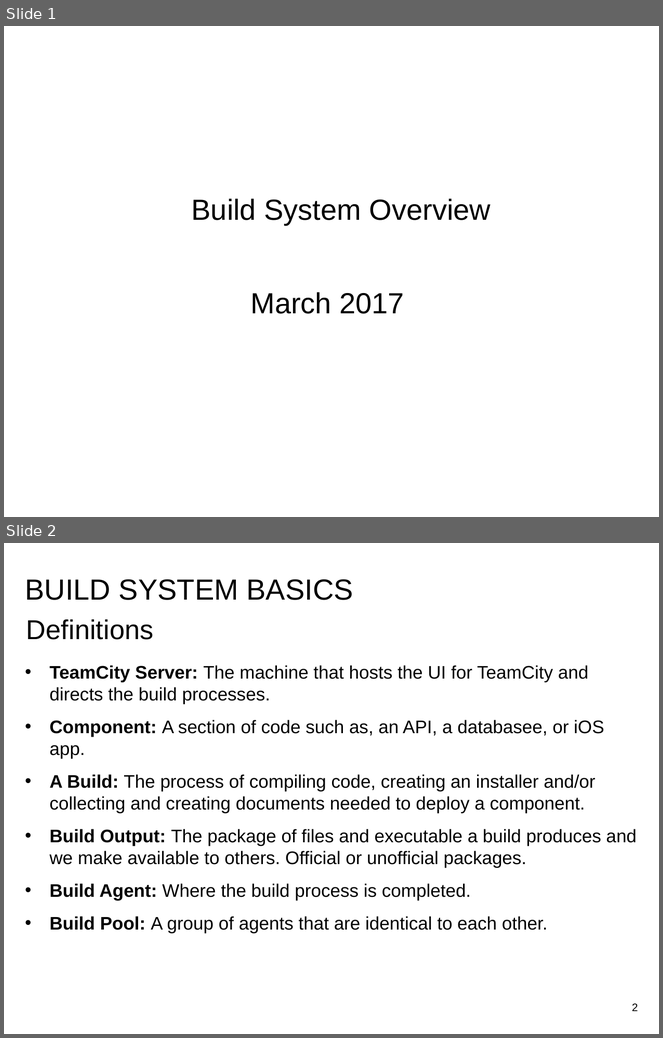
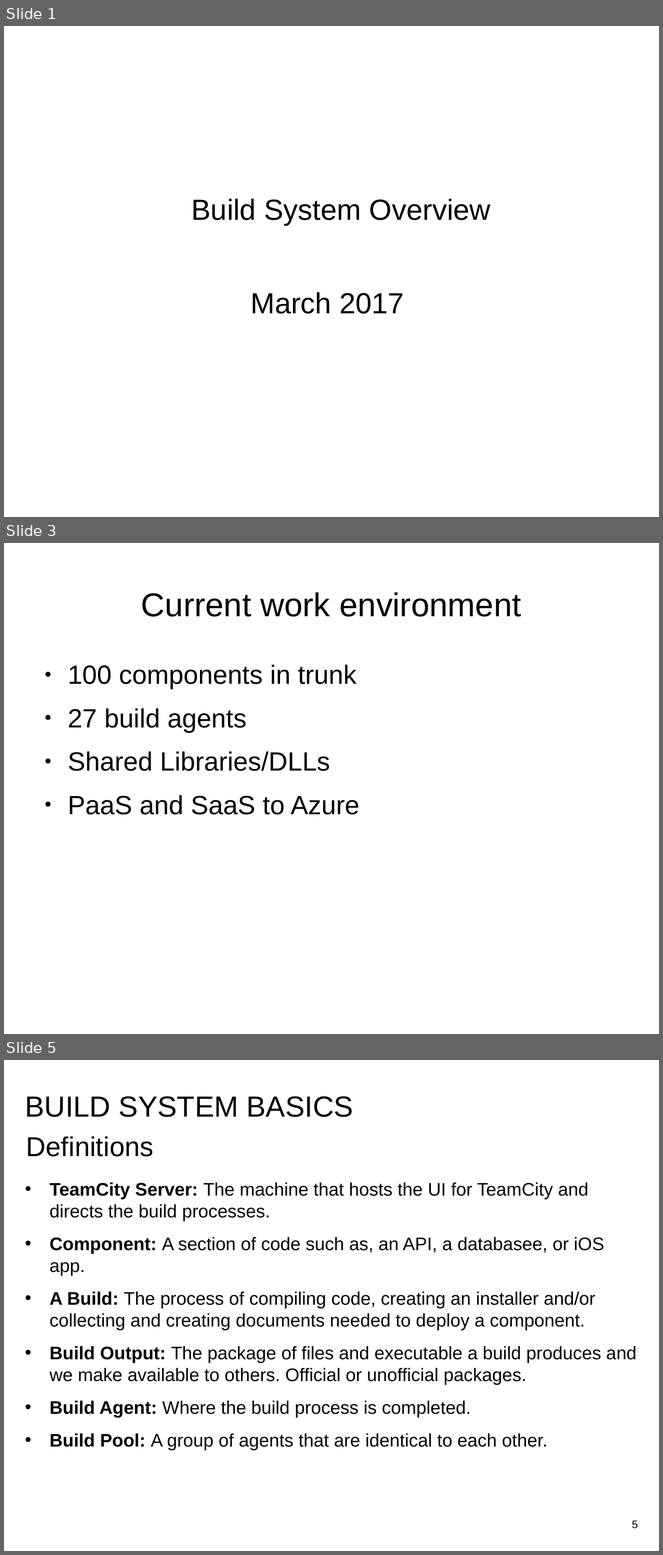
Before and after one commit to JessJustice/Prezi, a slide deck: Build System Overview.odp. Shown one above the other, each under a label of ours: slides 1 and 2 before the commit, slides 1, 3 and 5 after it; the slides between them are not shown. The pictures are 663x1038 and 663x1555 pixels, drawn with LibreOffice and Linux fonts; fonts in the diff are those of the drawing. Boxes give left, top, right and bottom in pixels: in the first picture for what was removed or moved away, otherwise in the second. Text is boxed around its words. In the diff, an @@ line names an element or a change of style, - is before the commit and + after.

```diff
--- a/Build System Overview.odp
+++ b/Build System Overview.odp
@@ slide 3 added at box(4, 543, 659, 1034), background #FFFFFF @@
@@ title added at box(141, 592, 521, 617), 36.3 pt, text #000000 @@
+Current work environment
@@ text added at box(68, 665, 360, 815), 29 pt, text #000000 @@
+● 100 components in trunk
+● 27 build agents
+● Shared Libraries/DLLs
+● PaaS and SaaS to Azure
@@ what was slide 2 is now slide 5 @@
@@ page number at box(632, 1521, 638, 1529): text changed @@
-2
+5
```
Also in this commit, not shown: 2 slides changed, 3 other slides added, 1 slide removed.
